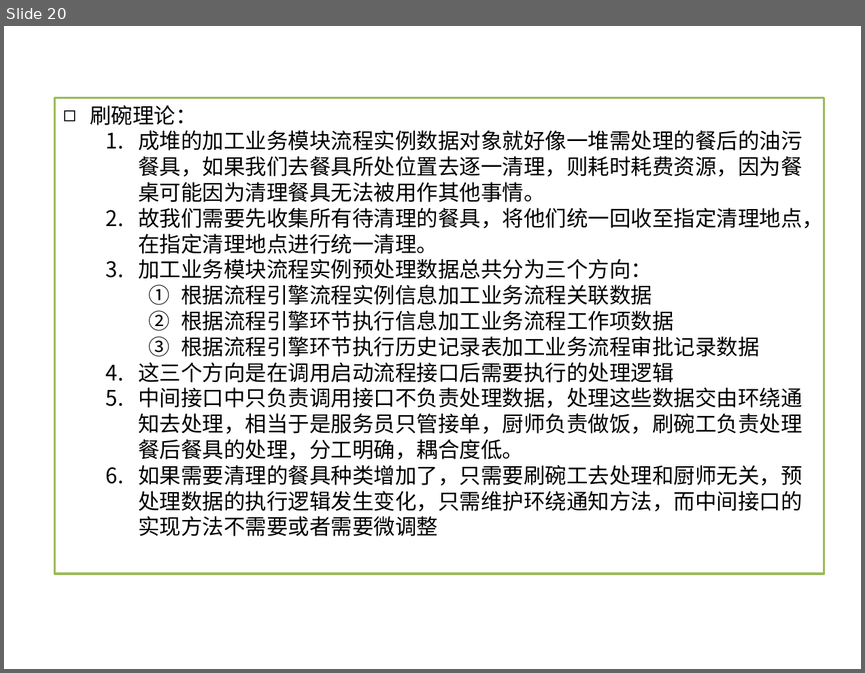
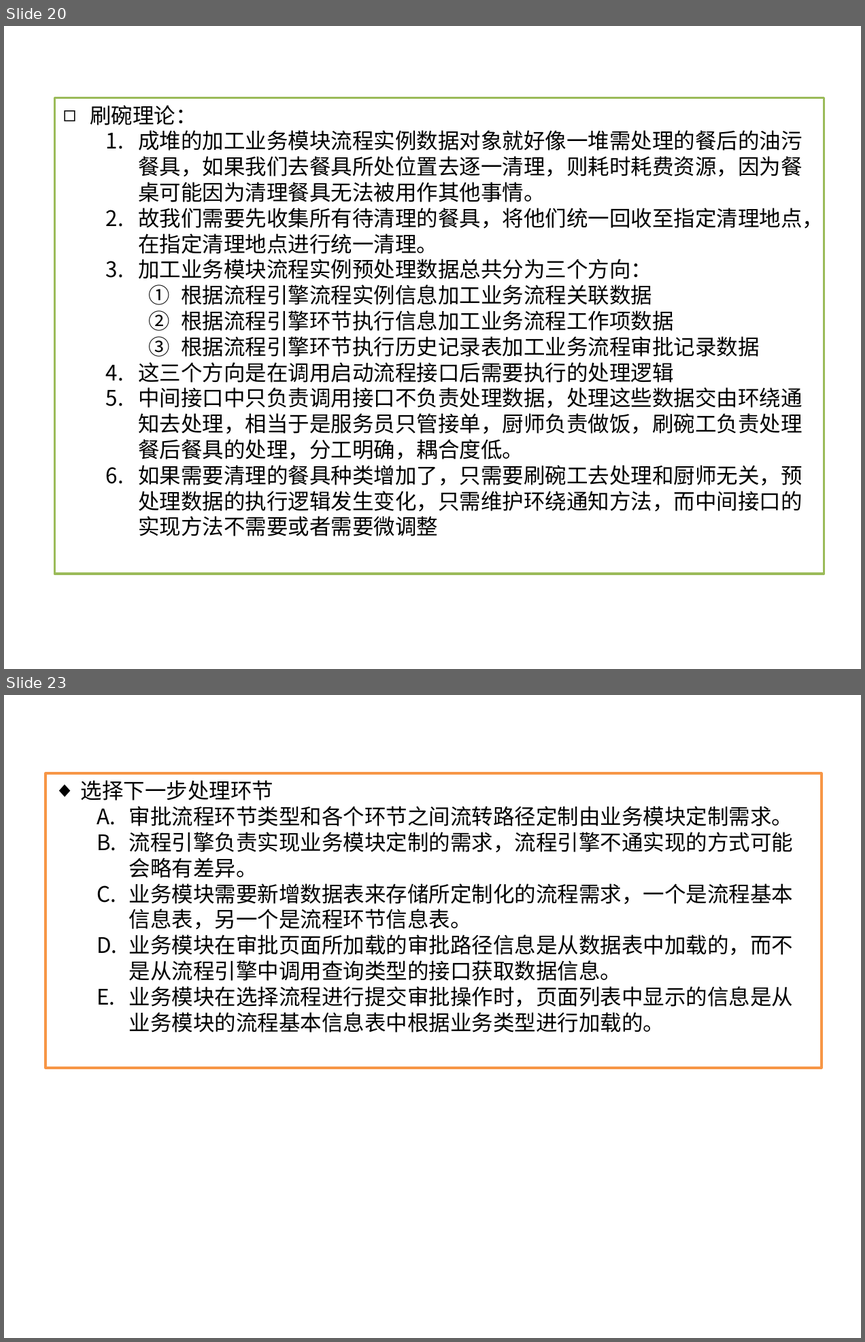
Before and after one commit to songzxDev/helloworld, a slide deck: WebContent/docs/BPM前期项目准备_20171026.pptx. Shown one above the other, each under a label of ours: slide 20 before the commit, slides 20 and 23 after it; the slides between them are not shown. The pictures are 865x673 and 865x1342 pixels, drawn with LibreOffice and Linux fonts; fonts in the diff are those of the drawing. Boxes give left, top, right and bottom in pixels: in the first picture for what was removed or moved away, otherwise in the second. Text is boxed around its words. In the diff, an @@ line names an element or a change of style, - is before the commit and + after.

Commit message:
新增了业务模块审批流程数据表

```diff
--- a/WebContent/docs/BPM前期项目准备_20171026.pptx
+++ b/WebContent/docs/BPM前期项目准备_20171026.pptx
@@ slide 23 added at [4,695,861,1338], background #FFFFFF @@
@@ rectangle added at [45,774,821,1068], fill #FFFFFF, outline #F79646 2 pt, 18 pt, text #000000 @@
+◆ 选择下一步处理环节
+  A. 审批流程环节类型和各个环节之间流转路径定制由业务模块定制需求。
+  B. 流程引擎负责实现业务模块定制的需求，流程引擎不通实现的方式可能会略有差异。
+  C. 业务模块需要新增数据表来存储所定制化的流程需求，一个是流程基本信息表，另一个是流程环节信息表。
+  D. 业务模块在审批页面所加载的审批路径信息是从数据表中加载的，而不是从流程引擎中调用查询类型的接口获取数据信息。
+  E. 业务模块在选择流程进行提交审批操作时，页面列表中显示的信息是从业务模块的流程基本信息表中根据业务类型进行加载的。
```
Also in this commit, not shown: 3 other slides added, 1 slide removed, 4 other files.
